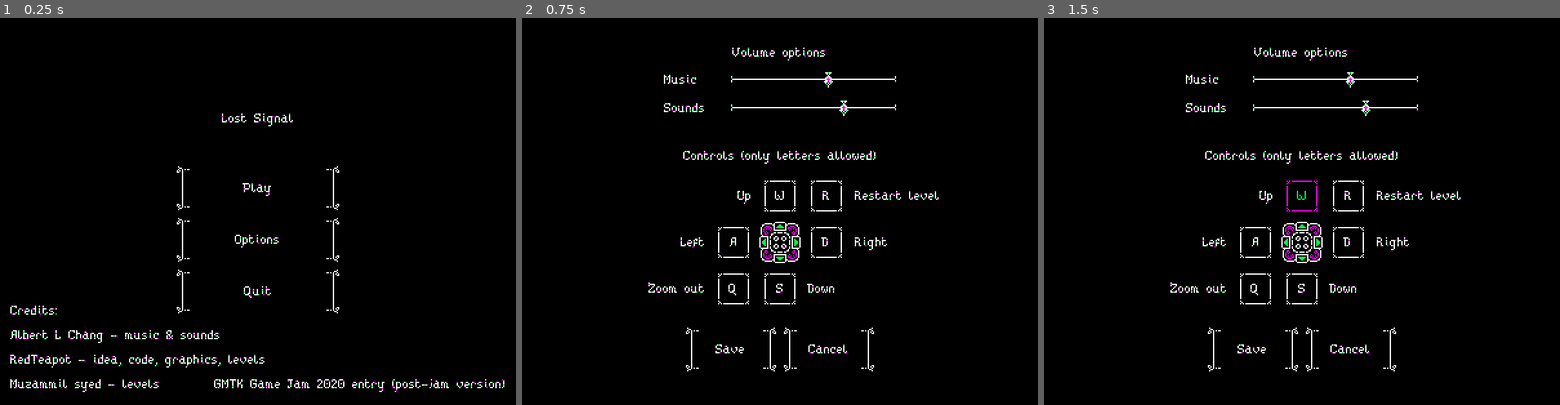
Above: before the commit, frames 1-3 (left to right).
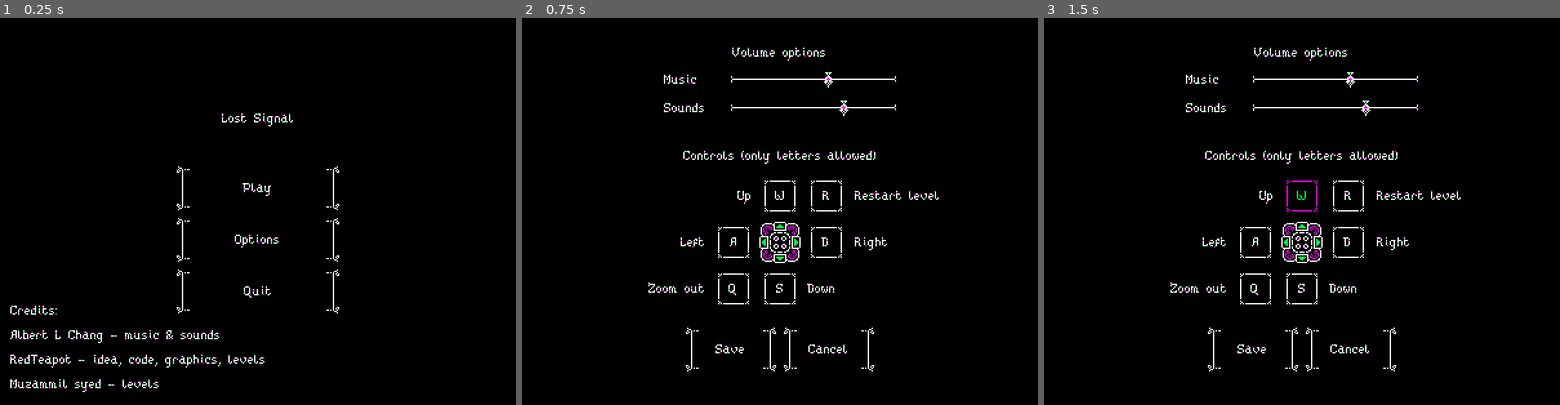
Above: after the commit, the same moments.

Repository: Red-Teapot/LostSignal
Game: Godot game, scene res://menu/menu.tscn
The game is run twice, just before and just after one commit, with the same random seed, the same clock (stepped at 60 frames per second) and the same inputs.
Inputs:
- Up to frame 1 (0.25 s): no input
- Up to frame 2 (0.75 s): click "Options" at 0.5 s
- Up to frame 3 (1.5 s): click "W" at 1.25 s

The runs differ from the first frame. In frame 1, 0.4% of the frame differs, in the area x 41-98%, y 93-97%; in frame 2, nothing differs; in frame 3, nothing differs.

Commit message:
Implement 'global' sound system

Diff:
--- a/gameplay/player.gd
+++ b/gameplay/character.gd
@@ -97,6 +97,7 @@
 		MapHolder.TileType.EXIT:
 			# TODO
 			movement_flags = -1
+			Globals.playSound('res://gameplay/level_complete.wav')
 
 func _check_obstacles(tile_pos: Vector2, offset: Vector2) -> Vector2:
 	# Horizontal
--- /dev/null
+++ b/gameplay/gameplay.gd
@@ -0,0 +1,5 @@
+extends Node
+
+
+func _enter_tree():
+	Globals.playMusic('res://gameplay/main_theme.ogg', true, true)
--- a/gameplay/gameplay.tscn
+++ b/gameplay/gameplay.tscn
@@ -2,15 +2,15 @@
 
 [ext_resource path="res://gameplay/map_holder.gd" type="Script" id=1]
 [ext_resource path="res://gameplay/camera.gd" type="Script" id=2]
-[ext_resource path="res://gameplay/player.gd" type="Script" id=3]
+[ext_resource path="res://gameplay/character.gd" type="Script" id=3]
 [ext_resource path="res://gameplay/character.png" type="Texture" id=4]
 [ext_resource path="res://gameplay/character_arrow.png" type="Texture" id=5]
 [ext_resource path="res://ui/theme.tres" type="Theme" id=6]
 [ext_resource path="res://gameplay/stuck_hint.gd" type="Script" id=7]
-[ext_resource path="res://gameplay/main_theme.ogg" type="AudioStream" id=8]
 [ext_resource path="res://gameplay/movement_loop.wav" type="AudioStream" id=9]
 [ext_resource path="res://gameplay/direction_activate.wav" type="AudioStream" id=10]
 [ext_resource path="res://gameplay/direction_reset.wav" type="AudioStream" id=11]
+[ext_resource path="res://gameplay/gameplay.gd" type="Script" id=12]
 
 [sub_resource type="Animation" id=1]
 resource_name = "Appear"
@@ -45,6 +45,7 @@
 }
 
 [node name="Gameplay" type="Node2D"]
+script = ExtResource( 12 )
 
 [node name="MapHolder" type="Node2D" parent="."]
 z_index = -1
@@ -122,11 +123,6 @@
 "_edit_use_anchors_": false
 }
 
-[node name="MainTheme" type="AudioStreamPlayer" parent="."]
-stream = ExtResource( 8 )
-autoplay = true
-bus = "Music"
-
 [node name="MovementLoop" type="AudioStreamPlayer" parent="."]
 stream = ExtResource( 9 )
 bus = "Sounds"
--- a/menu/menu.tscn
+++ b/menu/menu.tscn
@@ -1,7 +1,7 @@
 [gd_scene load_steps=4 format=2]
 
 [ext_resource path="res://ui/theme.tres" type="Theme" id=1]
-[ext_resource path="res://menu/menu_theme.ogg" type="AudioStream" id=2]
+[ext_resource path="res://ui/clickable.gd" type="Script" id=2]
 [ext_resource path="res://menu/menu.gd" type="Script" id=3]
 
 [node name="MainMenu" type="Control"]
@@ -13,11 +13,6 @@
 __meta__ = {
 "_edit_use_anchors_": false
 }
-
-[node name="MenuTheme" type="AudioStreamPlayer" parent="."]
-stream = ExtResource( 2 )
-autoplay = true
-bus = "Music"
 
 [node name="CenterContainer" type="CenterContainer" parent="."]
 anchor_right = 1.0
@@ -51,18 +46,21 @@
 margin_right = 128.0
 margin_bottom = 80.0
 text = "Play"
+script = ExtResource( 2 )
 
 [node name="OptionsButton" type="Button" parent="CenterContainer/VBoxContainer"]
 margin_top = 84.0
 margin_right = 128.0
 margin_bottom = 120.0
 text = "Options"
+script = ExtResource( 2 )
 
 [node name="QuitButton" type="Button" parent="CenterContainer/VBoxContainer"]
 margin_top = 124.0
 margin_right = 128.0
 margin_bottom = 160.0
 text = "Quit"
+script = ExtResource( 2 )
 
 [node name="Credits" type="Label" parent="."]
 anchor_top = 1.0
@@ -77,18 +75,3 @@
 __meta__ = {
 "_edit_use_anchors_": false
 }
-
-[node name="GMTK GJ notice" type="Label" parent="."]
-anchor_left = 1.0
-anchor_top = 1.0
-anchor_right = 1.0
-anchor_bottom = 1.0
-margin_right = -8.0
-margin_bottom = -8.0
-grow_horizontal = 0
-grow_vertical = 0
-text = "GMTK Game Jam 2020 entry (post-jam version)"
-align = 2
-__meta__ = {
-"_edit_use_anchors_": false
-}
--- a/misc/globals.gd
+++ b/misc/globals.gd
@@ -3,3 +3,45 @@
 const CELL_SIZE: int = 32
 const CELL_SIZE_V: Vector2 = Vector2(CELL_SIZE, CELL_SIZE)
 const TILEMAP_SCALE: Vector2 = Vector2(1, 1)
+
+var _music_player: AudioStreamPlayer = null
+var _sounds_player: AudioStreamPlayer = null
+
+func _ready():
+	_music_player = AudioStreamPlayer.new()
+	_music_player.bus = 'Music'
+
+	_sounds_player = AudioStreamPlayer.new()
+	_sounds_player.bus = 'Sounds'
+
+	add_child(_music_player)
+	add_child(_sounds_player)
+
+	playMusic('res://menu/menu_theme.ogg')
+
+func playMusic(path: String, replace: bool = false, loop: bool = true):
+	var newStream = load(path)
+
+	if newStream == _music_player.stream and not replace:
+		return
+
+	_music_player.stop()
+
+	_music_player.stream = newStream
+	_music_player.stream.loop = loop
+	_music_player.play()
+
+func playSound(path: String, replace: bool = true):
+	var newStream = load(path)
+
+	if newStream == _sounds_player.stream and not replace:
+		return
+
+	_sounds_player.stop()
+
+	_sounds_player.stream = newStream
+	_sounds_player.play()
+
+func stopAllAudio():
+	_music_player.stop()
+	_sounds_player.stop()
--- a/options/options.gd
+++ b/options/options.gd
@@ -43,6 +43,7 @@
 
 	button.theme = default_key_button_theme
 	active_key_button = null
+	Globals.playSound('res://ui/button_click.wav')
 
 func _get_key_button(button_name: String) -> Button:
 	return get_node('CenterContainer/VBoxContainer/Controls/' + button_name) as Button
--- a/options/options.tscn
+++ b/options/options.tscn
@@ -1,10 +1,11 @@
-[gd_scene load_steps=6 format=2]
+[gd_scene load_steps=7 format=2]
 
 [ext_resource path="res://ui/theme.tres" type="Theme" id=1]
 [ext_resource path="res://gameplay/character.png" type="Texture" id=2]
 [ext_resource path="res://gameplay/character_arrow.png" type="Texture" id=3]
 [ext_resource path="res://options/key_buttons.tres" type="Theme" id=4]
 [ext_resource path="res://options/options.gd" type="Script" id=5]
+[ext_resource path="res://ui/clickable.gd" type="Script" id=6]
 
 [node name="Options" type="Control"]
 anchor_right = 0.5
@@ -56,6 +57,7 @@
 rect_min_size = Vector2( 128, 18 )
 focus_mode = 0
 value = 70.0
+script = ExtResource( 6 )
 
 [node name="SoundsVolLabel" type="Label" parent="CenterContainer/VBoxContainer/VolumeOptions"]
 margin_top = 23.0
@@ -71,6 +73,7 @@
 rect_min_size = Vector2( 0, 18 )
 focus_mode = 0
 value = 70.0
+script = ExtResource( 6 )
 
 [node name="ControlsLabel" type="Label" parent="CenterContainer/VBoxContainer"]
 margin_top = 64.0
@@ -101,6 +104,7 @@
 focus_mode = 0
 theme = ExtResource( 4 )
 text = "W"
+script = ExtResource( 6 )
 __meta__ = {
 "_edit_use_anchors_": false
 }
@@ -117,6 +121,7 @@
 focus_mode = 0
 theme = ExtResource( 4 )
 text = "R"
+script = ExtResource( 6 )
 __meta__ = {
 "_edit_use_anchors_": false
 }
@@ -133,6 +138,7 @@
 focus_mode = 0
 theme = ExtResource( 4 )
 text = "Q"
+script = ExtResource( 6 )
 __meta__ = {
 "_edit_use_anchors_": false
 }
@@ -151,6 +157,7 @@
 focus_mode = 0
 theme = ExtResource( 4 )
 text = "S"
+script = ExtResource( 6 )
 __meta__ = {
 "_edit_use_anchors_": false
 }
@@ -169,6 +176,7 @@
 focus_mode = 0
 theme = ExtResource( 4 )
 text = "A"
+script = ExtResource( 6 )
 __meta__ = {
 "_edit_use_anchors_": false
 }
@@ -187,6 +195,7 @@
 focus_mode = 0
 theme = ExtResource( 4 )
 text = "D"
+script = ExtResource( 6 )
 __meta__ = {
 "_edit_use_anchors_": false
 }
@@ -342,6 +351,7 @@
 rect_min_size = Vector2( 72, 0 )
 focus_mode = 0
 text = "Save"
+script = ExtResource( 6 )
 __meta__ = {
 "_edit_use_anchors_": false
 }
@@ -353,3 +363,4 @@
 rect_min_size = Vector2( 72, 0 )
 focus_mode = 0
 text = "Cancel"
+script = ExtResource( 6 )
--- /dev/null
+++ b/ui/clickable.gd
@@ -0,0 +1,10 @@
+extends Control
+
+
+func _ready():
+	var clazz = get_class()
+
+	connect('pressed', self, '_click')
+
+func _click():
+	Globals.playSound('res://ui/button_click.wav')
Not shown, removed: Sounds/PlayButtonClick.wav.import
Not shown, changed: gameplay/level_complete.wav.import
Not shown, added: gameplay/level_restart.wav.import
Not shown, changed: ui/button_click.wav.import
Not shown, added: gameplay/level_complete.wav
Not shown, added: gameplay/level_restart.wav
Not shown, added: ui/button_click.wav
